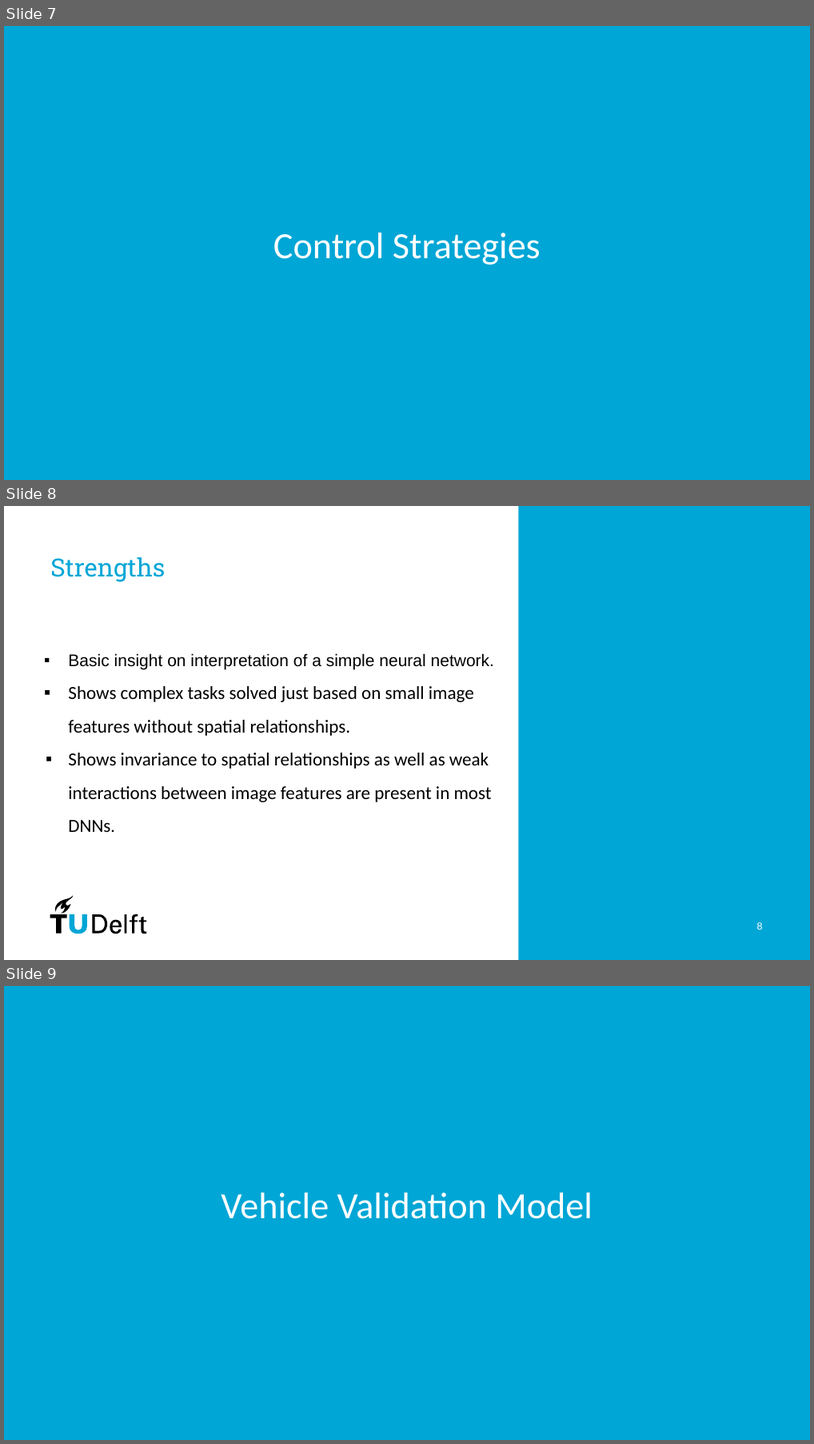
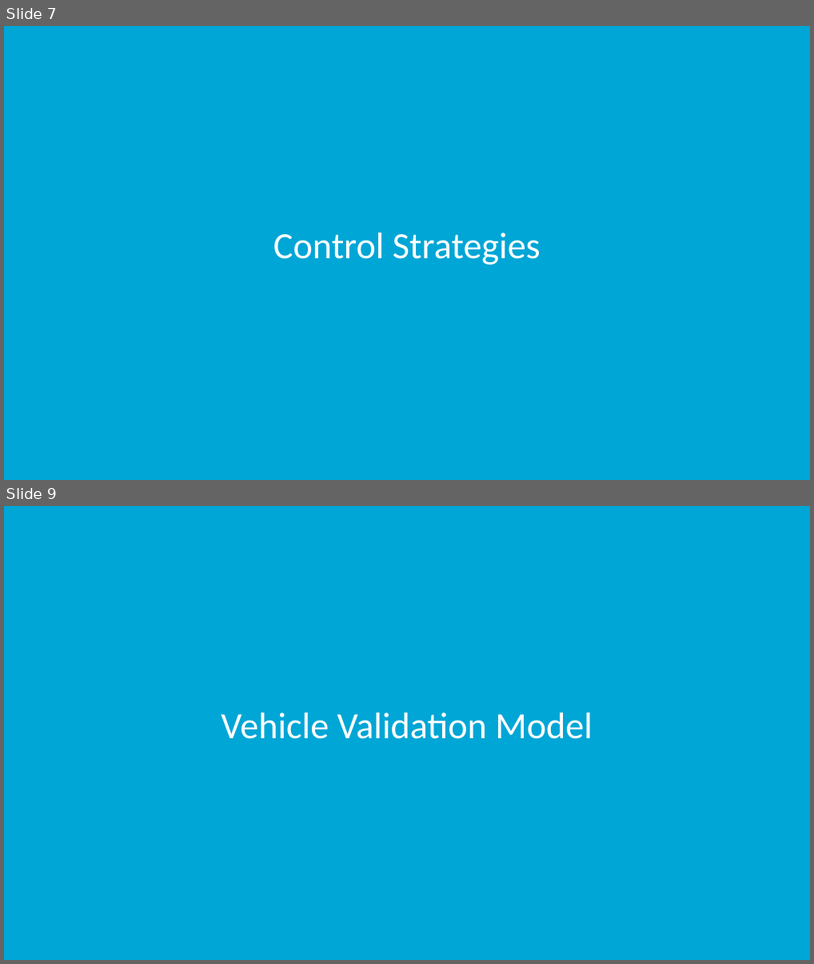
Before and after one commit to PavanPrasad-HG/Vehicle-Dynamics-Control, a slide deck: GP/Group5_GP/Group Presentation.pptx. Shown one above the other, each under a label of ours: slides 7, 8 and 9 before the commit, slides 7 and 9 after it; the slides between them are not shown. The pictures are 814x1444 and 814x964 pixels, drawn with LibreOffice and Linux fonts; fonts in the diff are those of the drawing; background and template pictures are left out. Boxes give left, top, right and bottom in pixels: in the first picture for what was removed or moved away, otherwise in the second. Text is boxed around its words. In the diff, an @@ line names an element or a change of style, - is before the commit and + after.

```diff
--- a/GP/Group5_GP/Group Presentation.pptx
+++ b/GP/Group5_GP/Group Presentation.pptx
@@ slide 8 removed at <box>4,506,810,960</box>, background #FFFFFF @@
@@ rectangle removed at <box>519,506,810,960</box> @@
@@ title removed at <box>50,557,165,582</box> @@
-Strengths
@@ text removed at <box>68,653,494,832</box> @@
-▪ Basic insight on interpretation of a simple neural network.
-▪ Shows complex tasks solved just based on small image features without spatial relationships.
-▪ Shows invariance to spatial relationships as well as weak interactions between image features are present in most DNNs.
@@ group removed at <box>50,896,146,934</box>: 7 freeform shapes, 1 rectangle @@
@@ page number removed at <box>758,922,763,929</box> @@
-8
```
Also in this commit, not shown: 3 slides changed, 4 slides added, 3 other slides removed.
